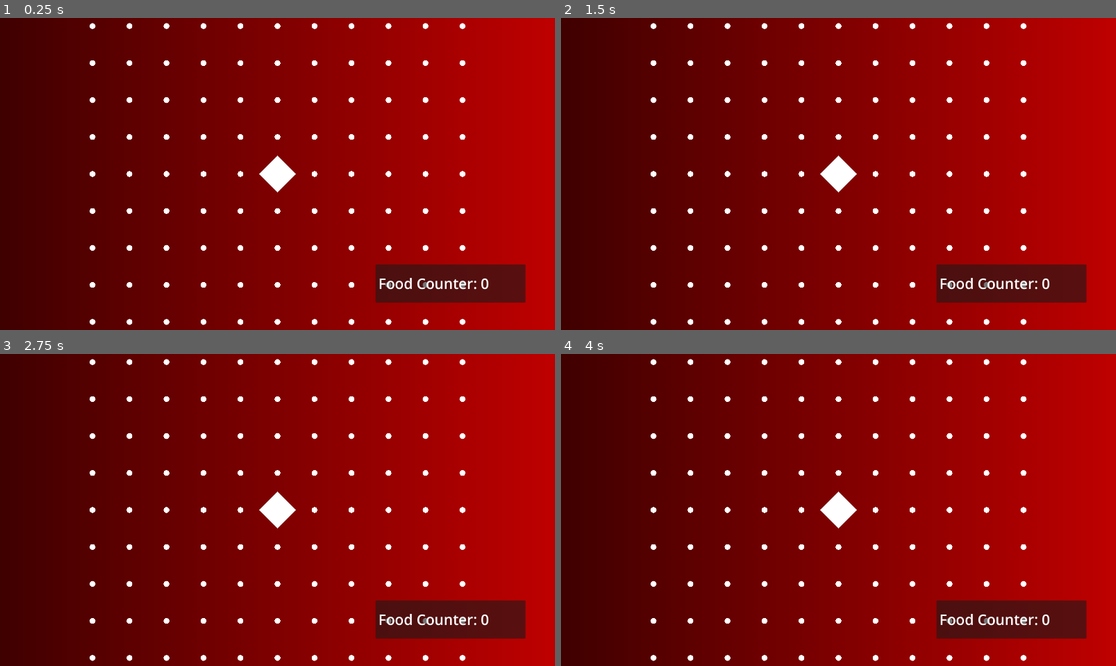
Above: before the commit, frames 1-4 (two rows, left to right).
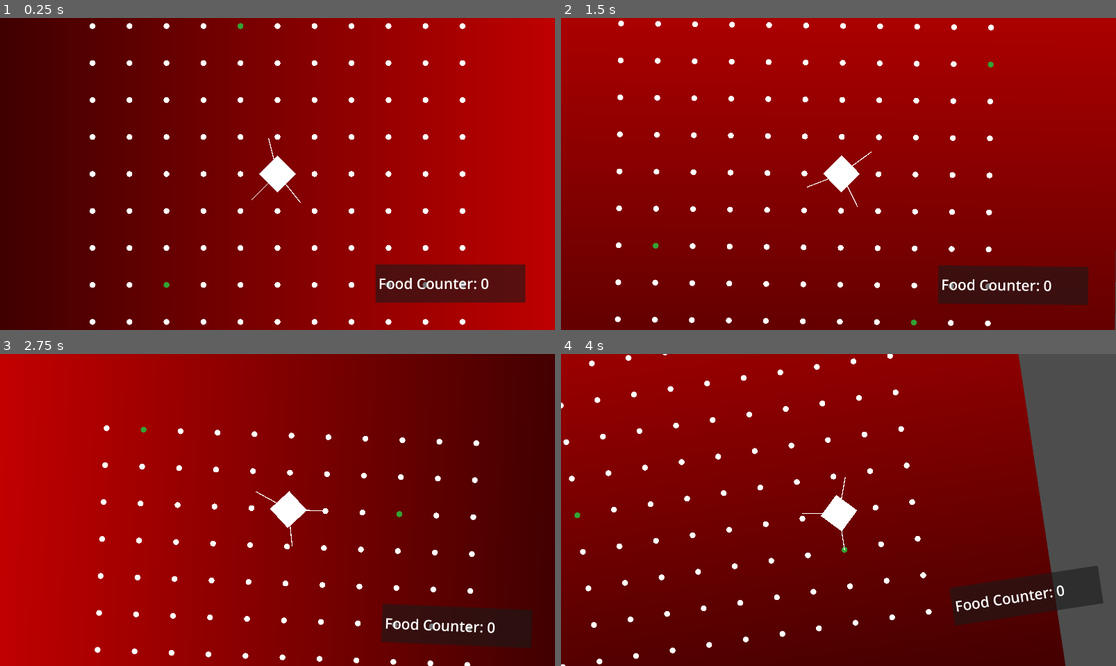
Above: after the commit, the same moments.

Repository: istamarahsan/s3rpent
Game: Godot game, scene res://root.tscn
The game is run twice, just before and just after one commit, with the same random seed, the same clock (stepped at 60 frames per second) and the same inputs. Before the commit the project starts from res://game.tscn.
Inputs:
- Up to frame 1 (0.25 s): no input
- Up to frame 2 (1.5 s): tap Enter (ui_accept) at 0.5, 1.35 s; hold Right (ui_right) 0.53-1.28 s; hold Enter (ui_accept) 0.53-1.28 s; hold Down (ui_down) from 1.28 s (still down)
- Up to frame 3 (2.75 s): tap Enter (ui_accept) at 1.52, 1.82 s; release Down (ui_down) at 2.03 s; hold Right (ui_right) from 2.03 s (still down); hold Enter (ui_accept) from 2.03 s (still down)
- Up to frame 4 (4 s): release Right (ui_right) at 2.78 s; release Enter (ui_accept) at 2.78 s; hold Up (ui_up) 2.78-3.53 s; tap Enter (ui_accept) at 2.85, 3.02, 3.32 s; hold Left (ui_left) from 3.53 s (still down); hold Enter (ui_accept) from 3.53 s (still down)

The runs differ from the first frame. In frame 1, less than 0.1% of the frame differs, in the area x 29-55%, y 1-87%; in frame 2, 61%; in frame 3, 81%, in the area x 0-100%, y 0-100%; in frame 4, 67%.

Commit message:
long snek

Diff:
--- a/BoardCanvas.gd
+++ /dev/null
@@ -1,32 +0,0 @@
-extends Node2D
-class_name BoardCanvas
-
-@export
-var board_span: int = 5
-@export
-var tile_size: int = 128
-
-var food_positions: Dictionary = {}
-
-func configure(board_span: int, tile_size: int):
-	self.board_span = board_span
-	self.tile_size = tile_size
-	queue_redraw()
-
-func set_food_positions(positions: Array[Vector2]):
-	food_positions = {}
-	for pos in positions:
-		food_positions[pos] = true
-	queue_redraw()
-
-func _draw():
-	for y in range(-board_span, board_span+1):
-		for x in range(-board_span, board_span+1):
-			var position = Vector2(x, y)
-			var color = _choose_color(position)
-			draw_circle(position * tile_size, 10, color)
-
-func _choose_color(position: Vector2):
-	if food_positions.has(position):
-		return "#32A433"
-	return "#FFFFFF"
--- a/FoodCounterLabel.gd
+++ /dev/null
@@ -1,9 +0,0 @@
-extends Label
-
-#this is also bad please change this later
-
-func _ready():
-	text = "Food Counter: 0"
-
-func _on_game_food_eaten_updated(food_eaten):
-	text = "Food Counter: " + str(food_eaten)
--- a/FoodTracker.gd
+++ /dev/null
@@ -1,31 +0,0 @@
-extends Node2D
-
-# STILL A BAD WAY PLEASE GOD DO PROPER VIEW COMPONENTS
-@export
-var game: Node2D
-@export
-var camera: Camera2D
-
-@onready
-var lines: Array[Line2D] = [
-	$Line1 as Line2D,
-	$Line2 as Line2D,
-	$Line3 as Line2D
-]
-
-func _ready():
-	for line in lines:
-		line.visible = false
-		line.clear_points()
-		line.add_point(Vector2.ZERO)
-		line.add_point(Vector2.ZERO)
-		add_child(line)
-
-func _process(delta):
-	pass
-#	for food_id in range(game.food_positions.size()):
-#		if game.is_food_eaten[food_id]:
-#			lines[food_id].visible = false
-#			continue
-#		lines[food_id].visible = true
-#		lines[food_id].set_point_position(1, ((game.food_positions[food_id] - game.snake_head_position).normalized().rotated(-camera.rotation)) * 128)
--- a/Game.gd
+++ /dev/null
@@ -1,21 +0,0 @@
-extends Node2D
-
-@export
-var tile_size: int = 128
-@onready var cybersnake: CybersnakeGame = $Cybersnake
-
-func _ready():
-	cybersnake.action_turn(CybersnakeGame.TurnDirection.Left)
-	cybersnake.process_timestep()
-
-func _input(event):
-	if event.is_action_pressed("ui_accept"):
-		pass
-	elif event.is_action_pressed("ui_up"):
-		pass
-	elif event.is_action_pressed("ui_down"):
-		pass
-
-func _on_cybersnake_state_update(gamestate, flags):
-	var state = gamestate
-	print(str(state.snake_state.head))
--- a/cybersnake/cybersnake_game.gd
+++ b/cybersnake/cybersnake_game.gd
@@ -1,35 +1,21 @@
-extends Node
+extends GameStateHandle
 class_name CybersnakeGame
 
-signal state_update(gamestate, flags)
+signal state_updated(gamestate, flags)
 
 enum TurnDirection {
 	Left,
 	Right
 }
 
-@export var max_foods: int = 3
-@export var world_span: int = 5
-
-var snake_heading := Vector2i.RIGHT
-var is_act_cooldown: bool = false
-var food_eaten_so_far: int = 0
-var snake_state: SnakePositionState
-var food_states: Array[FoodState] = []
-
 func _ready():
-	snake_state = SnakePositionState.new()
-	snake_state.head = Vector2i.ZERO
+	_initialize()
 
 func action_turn(action: TurnDirection):
-	if is_act_cooldown:
-		return
-	is_act_cooldown = true
 	snake_heading = _parse_rotate(snake_heading, action)
-	state_update.emit(self, ["heading"])
+	state_updated.emit(self, ["heading"])
 
 func process_timestep():
-	is_act_cooldown = false
 	var state_flags: Dictionary = {}
 
 	var previous_segment_position: Vector2i = snake_state.head
@@ -60,16 +46,37 @@
 			continue
 		food_state.is_eaten = true
 		food_eaten_so_far += 1
+
+		var next_segment_position: Vector2i = (snake_heading * -1).clamp(Vector2i.ONE * -1, Vector2i.ONE) + snake_state.head if snake_state.tail.size() <= 1 else (snake_state.tail[-1] - snake_state.tail[-2]).clamp(Vector2i.ONE * -1, Vector2i.ONE) + snake_state.tail[-1]
+		snake_state.tail.push_back(next_segment_position)
+
 		state_flags["food_states"] = true
 		state_flags["food_eaten_so_far"] = true
+		state_flags["snake_state"] = true
 
-	state_update.emit(self, state_flags.keys())
+	state_updated.emit(self, state_flags)
+
+func _initialize():
+	max_foods = 3
+	world_span = 5
+	snake_state = SnakePositionState.new()
+	snake_state.head = Vector2i.ZERO
+	snake_heading = Vector2i.RIGHT
+	food_states = []
+	for i in range(max_foods):
+		var food_state = FoodState.new()
+		food_state.position = Vector2i.ZERO
+		food_state.is_eaten = false
+		food_states.push_back(food_state)
+	var food_positions = _random_food_positions(max_foods)
+	for i in range(food_positions.size()):
+		food_states[i].position = food_positions[i]
 
 func _parse_rotate(vector: Vector2i, rotate_direction: TurnDirection) -> Vector2i:
-	return Vector2i(vector.y, vector.x * -1) if rotate_direction == TurnDirection.Right else Vector2i(vector.y * -1, vector.x)
+	return Vector2i(vector.y, vector.x * -1) if rotate_direction == TurnDirection.Left else Vector2i(vector.y * -1, vector.x)
 
-func _random_food_positions(n: int) -> Array[Vector2]:
-	var result: Array[Vector2] = []
+func _random_food_positions(n: int) -> Array[Vector2i]:
+	var result: Array[Vector2i] = []
 	while result.size() < n:
 		var x: int = randi_range(-world_span, world_span)
 		var y: int = randi_range(-world_span, world_span)
--- a/cybersnake/gamestate.gd
+++ b/cybersnake/gamestate.gd
@@ -1,20 +1,9 @@
-extends RefCounted
+extends Node
 class_name GameStateHandle
 
+var max_foods: int
+var world_span: int
 var snake_heading: Vector2i
-var is_act_cooldown: bool
 var food_eaten_so_far: int
 var snake_state: SnakePositionState
 var food_states: Array[FoodState]
-
-func _init(
-	_snake_heading: Vector2i,
-	_is_act_cooldown: bool,
-	_food_eaten_so_far: int,
-	_snake_state: SnakePositionState,
-	_food_states: Array[FoodState]):
-		snake_heading = _snake_heading
-		is_act_cooldown = is_act_cooldown
-		food_eaten_so_far = _food_eaten_so_far
-		snake_state = _snake_state
-		food_states = _food_states
--- a/game.tscn
+++ /dev/null
@@ -1,80 +0,0 @@
-[gd_scene load_steps=9 format=3 uid="uid://dagukuur1o8ks"]
-
-[ext_resource type="Script" path="res://Game.gd" id="1_oj45b"]
-[ext_resource type="Script" path="res://cybersnake/cybersnake_game.gd" id="2_dnpft"]
-[ext_resource type="PackedScene" uid="uid://cbca12wf7c1gu" path="res://snake_segment_head.tscn" id="3_458ba"]
-[ext_resource type="Script" path="res://BoardCanvas.gd" id="3_gsmhv"]
-[ext_resource type="Script" path="res://FoodCounterLabel.gd" id="3_xkjer"]
-[ext_resource type="Script" path="res://FoodTracker.gd" id="5_qds6r"]
-
-[sub_resource type="Gradient" id="Gradient_u64pp"]
-colors = PackedColorArray(0, 0, 0, 1, 1, 0, 0, 1)
-
-[sub_resource type="GradientTexture2D" id="GradientTexture2D_26eh2"]
-gradient = SubResource("Gradient_u64pp")
-width = 3840
-height = 2160
-
-[node name="Game" type="Node2D"]
-script = ExtResource("1_oj45b")
-
-[node name="Cybersnake" type="Node" parent="."]
-script = ExtResource("2_dnpft")
-
-[node name="Sprite2D" type="Sprite2D" parent="."]
-texture = SubResource("GradientTexture2D_26eh2")
-
-[node name="SnakeSegmentHead" parent="." instance=ExtResource("3_458ba")]
-
-[node name="BoardCanvas" type="Node2D" parent="."]
-script = ExtResource("3_gsmhv")
-
-[node name="Timer" type="Timer" parent="."]
-wait_time = 0.5
-
-[node name="Camera2D" type="Camera2D" parent="."]
-ignore_rotation = false
-position_smoothing_enabled = true
-rotation_smoothing_enabled = true
-
-[node name="Panel" type="Panel" parent="Camera2D"]
-offset_left = 339.0
-offset_top = 313.0
-offset_right = 858.0
-offset_bottom = 445.0
-
-[node name="MarginContainer" type="MarginContainer" parent="Camera2D/Panel"]
-layout_mode = 1
-anchors_preset = 15
-anchor_right = 1.0
-anchor_bottom = 1.0
-grow_horizontal = 2
-grow_vertical = 2
-theme_override_constants/margin_left = 10
-theme_override_constants/margin_top = 10
-theme_override_constants/margin_right = 10
-theme_override_constants/margin_bottom = 10
-
-[node name="Label" type="Label" parent="Camera2D/Panel/MarginContainer"]
-layout_mode = 2
-theme_override_font_sizes/font_size = 50
-vertical_alignment = 1
-script = ExtResource("3_xkjer")
-metadata/_edit_lock_ = true
-
-[node name="FoodTracker" type="Node2D" parent="Camera2D" node_paths=PackedStringArray("game", "camera")]
-script = ExtResource("5_qds6r")
-game = NodePath("../..")
-camera = NodePath("..")
-
-[node name="Line1" type="Line2D" parent="Camera2D/FoodTracker"]
-width = 3.0
-
-[node name="Line2" type="Line2D" parent="Camera2D/FoodTracker"]
-width = 3.0
-
-[node name="Line3" type="Line2D" parent="Camera2D/FoodTracker"]
-width = 3.0
-
-[connection signal="state_update" from="Cybersnake" to="." method="_on_cybersnake_state_update"]
-[connection signal="timeout" from="Timer" to="." method="_on_timer_timeout"]
--- /dev/null
+++ b/input/turn_input.gd
@@ -0,0 +1,10 @@
+extends Node
+
+signal left_pressed()
+signal right_pressed()
+
+func _input(event):
+	if event.is_action_pressed("ui_left"):
+		left_pressed.emit()
+	if event.is_action_pressed("ui_right"):
+		right_pressed.emit()
--- /dev/null
+++ b/presentation/components/board_canvas/board_canvas.gd
@@ -0,0 +1,29 @@
+extends Node2D
+
+@onready var state_hook: StateHook = $StateHook
+
+var food_positions: Dictionary = {}
+var tile_size: int = 0
+
+func configure(tile_size: int):
+	self.tile_size = tile_size
+	queue_redraw()
+
+func _draw():
+	for y in range(-state_hook.handle.world_span, state_hook.handle.world_span+1):
+		for x in range(-state_hook.handle.world_span, state_hook.handle.world_span+1):
+			var position := Vector2i(x, y)
+			var color := _choose_color(position)
+			draw_circle(Vector2(position) * tile_size, 10, color)
+
+func _choose_color(position: Vector2i) -> Color:
+	if food_positions.has(position):
+		return "#32A433"
+	return "#FFFFFF"
+
+func _on_state_hook_updated():
+	food_positions = {}
+	for food_state in state_hook.handle.food_states:
+		if not food_state.is_eaten:
+			food_positions[food_state.position] = true
+	queue_redraw()
--- /dev/null
+++ b/presentation/components/food_counter/food_counter.tscn
@@ -0,0 +1,34 @@
+[gd_scene load_steps=3 format=3 uid="uid://by2cf15mj381v"]
+
+[ext_resource type="Script" path="res://presentation/components/food_counter/food_counter_label.gd" id="1_d7tca"]
+[ext_resource type="Script" path="res://presentation/state_hook.gd" id="2_8wi3n"]
+
+[node name="Panel" type="Panel"]
+offset_left = 339.0
+offset_top = 313.0
+offset_right = 858.0
+offset_bottom = 445.0
+
+[node name="MarginContainer" type="MarginContainer" parent="."]
+layout_mode = 1
+anchors_preset = 15
+anchor_right = 1.0
+anchor_bottom = 1.0
+grow_horizontal = 2
+grow_vertical = 2
+theme_override_constants/margin_left = 10
+theme_override_constants/margin_top = 10
+theme_override_constants/margin_right = 10
+theme_override_constants/margin_bottom = 10
+
+[node name="Label" type="Label" parent="MarginContainer"]
+layout_mode = 2
+theme_override_font_sizes/font_size = 50
+vertical_alignment = 1
+script = ExtResource("1_d7tca")
+metadata/_edit_lock_ = true
+
+[node name="StateHook" type="Node" parent="MarginContainer/Label"]
+script = ExtResource("2_8wi3n")
+
+[connection signal="updated" from="MarginContainer/Label/StateHook" to="MarginContainer/Label" method="_on_state_hook_updated"]
--- /dev/null
+++ b/presentation/components/food_counter/food_counter_label.gd
@@ -0,0 +1,9 @@
+extends Label
+
+@onready var state_hook: StateHook = $StateHook as StateHook
+
+func _ready():
+	text = "Food Counter: 0"
+
+func _on_state_hook_updated():
+	text = "Food Counter: " + str(state_hook.handle.food_eaten_so_far)
--- /dev/null
+++ b/presentation/components/food_tracker/food_tracker.gd
@@ -0,0 +1,35 @@
+extends Node2D
+
+@export var tile_size: int = 0
+
+@onready var state_hook: StateHook = $StateHook as StateHook
+@onready var lines: Array[Line2D] = [
+	$Line1 as Line2D,
+	$Line2 as Line2D,
+	$Line3 as Line2D
+]
+
+var food_positions: Array[Vector2i] = []
+
+func _ready():
+	for line in lines:
+		line.visible = false
+		line.clear_points()
+		line.add_point(Vector2.ZERO)
+		line.add_point(Vector2.ZERO)
+
+func _process(delta):
+	for line in lines:
+		line.visible = false
+	for i in range(lines.size()):
+		if i >= food_positions.size():
+			continue
+		lines[i].visible = true
+		lines[i].set_point_position(1, (Vector2(food_positions[i]) - Vector2(state_hook.handle.snake_state.head)).normalized().rotated(-get_parent().rotation) * tile_size)
+
+func _on_state_hook_updated():
+	food_positions = []
+	for food_state in state_hook.handle.food_states:
+		if food_state.is_eaten:
+			continue
+		food_positions.push_back(food_state.position)
--- /dev/null
+++ b/presentation/components/food_tracker/food_tracker.tscn
@@ -0,0 +1,21 @@
+[gd_scene load_steps=3 format=3 uid="uid://cay6jqf4swn2d"]
+
+[ext_resource type="Script" path="res://presentation/components/food_tracker/food_tracker.gd" id="1_j314l"]
+[ext_resource type="Script" path="res://presentation/state_hook.gd" id="2_a2idi"]
+
+[node name="FoodTracker" type="Node2D"]
+script = ExtResource("1_j314l")
+
+[node name="Line1" type="Line2D" parent="."]
+width = 3.0
+
+[node name="Line2" type="Line2D" parent="."]
+width = 3.0
+
+[node name="Line3" type="Line2D" parent="."]
+width = 3.0
+
+[node name="StateHook" type="Node" parent="."]
+script = ExtResource("2_a2idi")
+
+[connection signal="updated" from="StateHook" to="." method="_on_state_hook_updated"]
--- /dev/null
+++ b/presentation/presentation.gd
@@ -0,0 +1,36 @@
+extends Node2D
+class_name Presentation
+
+@export var tile_size: int
+@export var snake_segment_scene: PackedScene
+
+@onready var state_hook: StateHook = $StateHook as StateHook
+
+var active_segments: Array[Node] = []
+
+func _ready():
+	$BoardCanvas.configure(tile_size)
+
+func _on_state_hook_updated():
+	$SnakeSegmentHead.position = state_hook.handle.snake_state.head * tile_size
+	$SnakeSegmentHead.rotation = _rotation_for_heading(state_hook.handle.snake_heading)
+	$Camera2D.position = $SnakeSegmentHead.position
+	$Camera2D.rotation = $SnakeSegmentHead.rotation
+	var num_missing_segments = state_hook.handle.snake_state.tail.size() - active_segments.size()
+	for missing_segment in range(max(0, num_missing_segments)):
+		var segment = snake_segment_scene.instantiate()
+		add_child(segment)
+		active_segments.push_back(segment)
+	for i in range(state_hook.handle.snake_state.tail.size()):
+		active_segments[i].position = state_hook.handle.snake_state.tail[i] * tile_size
+
+func _rotation_for_heading(heading: Vector2i) -> float:
+	match heading:
+		Vector2i.UP:
+			return deg_to_rad(-90)
+		Vector2i.LEFT:
+			return deg_to_rad(-180)
+		Vector2i.DOWN:
+			return deg_to_rad(-270)
+		_:
+			return 0
--- /dev/null
+++ b/presentation/presentation.tscn
@@ -0,0 +1,47 @@
+[gd_scene load_steps=9 format=3 uid="uid://0i6pfyt0gmrw"]
+
+[ext_resource type="Script" path="res://presentation/presentation.gd" id="1_chn3l"]
+[ext_resource type="Script" path="res://presentation/components/board_canvas/board_canvas.gd" id="2_ckhpm"]
+[ext_resource type="Script" path="res://presentation/state_hook.gd" id="3_2sqof"]
+[ext_resource type="PackedScene" uid="uid://cbca12wf7c1gu" path="res://presentation/snake_segment_placeholder.tscn" id="4_q8qp5"]
+[ext_resource type="PackedScene" uid="uid://by2cf15mj381v" path="res://presentation/components/food_counter/food_counter.tscn" id="5_i8hqp"]
+[ext_resource type="PackedScene" uid="uid://cay6jqf4swn2d" path="res://presentation/components/food_tracker/food_tracker.tscn" id="6_85fu5"]
+
+[sub_resource type="Gradient" id="Gradient_u64pp"]
+colors = PackedColorArray(0, 0, 0, 1, 1, 0, 0, 1)
+
+[sub_resource type="GradientTexture2D" id="GradientTexture2D_q4wgk"]
+gradient = SubResource("Gradient_u64pp")
+width = 3840
+height = 2160
+
+[node name="Presentation" type="Node2D"]
+script = ExtResource("1_chn3l")
+tile_size = 128
+
+[node name="Sprite2D" type="Sprite2D" parent="."]
+texture = SubResource("GradientTexture2D_q4wgk")
+
+[node name="BoardCanvas" type="Node2D" parent="."]
+script = ExtResource("2_ckhpm")
+
+[node name="StateHook" type="Node" parent="BoardCanvas"]
+script = ExtResource("3_2sqof")
+
+[node name="SnakeSegmentHead" parent="." instance=ExtResource("4_q8qp5")]
+
+[node name="Camera2D" type="Camera2D" parent="."]
+ignore_rotation = false
+position_smoothing_enabled = true
+rotation_smoothing_enabled = true
+
+[node name="Panel" parent="Camera2D" instance=ExtResource("5_i8hqp")]
+
+[node name="FoodTracker" parent="Camera2D" instance=ExtResource("6_85fu5")]
+tile_size = 128
+
+[node name="StateHook" type="Node" parent="."]
+script = ExtResource("3_2sqof")
+
+[connection signal="updated" from="BoardCanvas/StateHook" to="BoardCanvas" method="_on_state_hook_updated"]
+[connection signal="updated" from="StateHook" to="." method="_on_state_hook_updated"]
--- /dev/null
+++ b/presentation/snake_segment_placeholder.tscn
@@ -0,0 +1,6 @@
+[gd_scene format=3 uid="uid://cbca12wf7c1gu"]
+
+[node name="SnakeSegment" type="Node2D"]
+
+[node name="Polygon2D" type="Polygon2D" parent="."]
+polygon = PackedVector2Array(0, -64, -64, 0, 0, 64, 64, 0)
--- /dev/null
+++ b/presentation/state_hook.gd
@@ -0,0 +1,6 @@
+extends Node
+class_name StateHook
+
+signal updated()
+
+var handle: GameStateHandle
--- a/project.godot
+++ b/project.godot
@@ -11,7 +11,7 @@
 [application]
 
 config/name="untitled-cybersnek"
-run/main_scene="res://game.tscn"
+run/main_scene="res://root.tscn"
 config/features=PackedStringArray("4.0", "Mobile")
 config/icon="res://icon.svg"
 
--- /dev/null
+++ b/root.gd
@@ -0,0 +1,52 @@
+extends Node
+
+enum UpperState {
+	Playing
+}
+
+@onready var inner_game: CybersnakeGame = $CybersnakeGame as CybersnakeGame
+@onready var game_presentation = $Presentation as Presentation
+
+var state_hooks: Array[StateHook] = []
+var upper_state: UpperState = UpperState.Playing
+var is_action_cooldown: bool = false
+
+func _ready():
+	_connect_game(inner_game)
+	for child in _get_tree_rec(self):
+		if not child is StateHook:
+			continue
+		var hook = child as StateHook
+		hook.handle = inner_game as GameStateHandle
+		state_hooks.push_back(hook)
+	for hook in state_hooks:
+		hook.emit_signal("updated")
+
+func _connect_game(game: CybersnakeGame):
+	game.connect("state_updated", _on_game_state_update)
+
+func _on_game_state_update(_state, _flags):
+	for hook in state_hooks:
+		hook.emit_signal("updated")
+
+func _get_tree_rec(root: Node) -> Array[Node]:
+	var nodes: Array[Node] = [root]
+	for child in root.get_children():
+		nodes.append_array(_get_tree_rec(child))
+	return nodes
+
+func _on_turn_input_left_pressed():
+	if is_action_cooldown:
+		return
+	is_action_cooldown = true
+	inner_game.action_turn(CybersnakeGame.TurnDirection.Left)
+
+func _on_turn_input_right_pressed():
+	if is_action_cooldown:
+		return
+	is_action_cooldown = true
+	inner_game.action_turn(CybersnakeGame.TurnDirection.Right)
+
+func _on_timer_timeout():
+	inner_game.process_timestep()
+	is_action_cooldown = false
--- /dev/null
+++ b/root.tscn
@@ -0,0 +1,27 @@
+[gd_scene load_steps=6 format=3 uid="uid://dqgeam5fis708"]
+
+[ext_resource type="Script" path="res://root.gd" id="1_6g5tq"]
+[ext_resource type="Script" path="res://cybersnake/cybersnake_game.gd" id="2_gsxiq"]
+[ext_resource type="PackedScene" uid="uid://0i6pfyt0gmrw" path="res://presentation/presentation.tscn" id="3_gxw26"]
+[ext_resource type="Script" path="res://input/turn_input.gd" id="4_pbfq6"]
+[ext_resource type="PackedScene" uid="uid://cbca12wf7c1gu" path="res://presentation/snake_segment_placeholder.tscn" id="4_rqmu5"]
+
+[node name="Root" type="Node"]
+script = ExtResource("1_6g5tq")
+
+[node name="CybersnakeGame" type="Node" parent="."]
+script = ExtResource("2_gsxiq")
+
+[node name="Presentation" parent="." instance=ExtResource("3_gxw26")]
+snake_segment_scene = ExtResource("4_rqmu5")
+
+[node name="Timer" type="Timer" parent="."]
+wait_time = 0.5
+autostart = true
+
+[node name="TurnInput" type="Node" parent="."]
+script = ExtResource("4_pbfq6")
+
+[connection signal="timeout" from="Timer" to="." method="_on_timer_timeout"]
+[connection signal="left_pressed" from="TurnInput" to="." method="_on_turn_input_left_pressed"]
+[connection signal="right_pressed" from="TurnInput" to="." method="_on_turn_input_right_pressed"]
--- a/snake_segment_head.tscn
+++ /dev/null
@@ -1,11 +0,0 @@
-[gd_scene load_steps=2 format=3 uid="uid://cbca12wf7c1gu"]
-
-[ext_resource type="Shape2D" uid="uid://dxwsaf7nnya6w" path="res://assets/SnakeSegmentCollisionShape.tres" id="1_48813"]
-
-[node name="SnakeSegmentHead" type="Area2D"]
-
-[node name="CollisionShape2D" type="CollisionShape2D" parent="."]
-shape = ExtResource("1_48813")
-
-[node name="Polygon2D" type="Polygon2D" parent="."]
-polygon = PackedVector2Array(0, -64, -64, 0, 0, 64, 64, 0)
--- a/snake_segment_mid.tscn
+++ /dev/null
@@ -1,21 +0,0 @@
-[gd_scene load_steps=4 format=3 uid="uid://btb178fy61ojo"]
-
-[ext_resource type="Shape2D" uid="uid://dxwsaf7nnya6w" path="res://assets/SnakeSegmentCollisionShape.tres" id="1_pv1cx"]
-
-[sub_resource type="Gradient" id="Gradient_1yoto"]
-
-[sub_resource type="GradientTexture2D" id="GradientTexture2D_fpcij"]
-gradient = SubResource("Gradient_1yoto")
-width = 128
-height = 128
-fill_from = Vector2(0, 0.5)
-fill_to = Vector2(1, 0.486239)
-
-[node name="SnakeSegmentMid" type="Area2D"]
-position = Vector2(0, -1)
-
-[node name="CollisionShape2D" type="CollisionShape2D" parent="."]
-shape = ExtResource("1_pv1cx")
-
-[node name="Sprite2D" type="Sprite2D" parent="."]
-texture = SubResource("GradientTexture2D_fpcij")
Not shown, changed: export_presets.cfg
